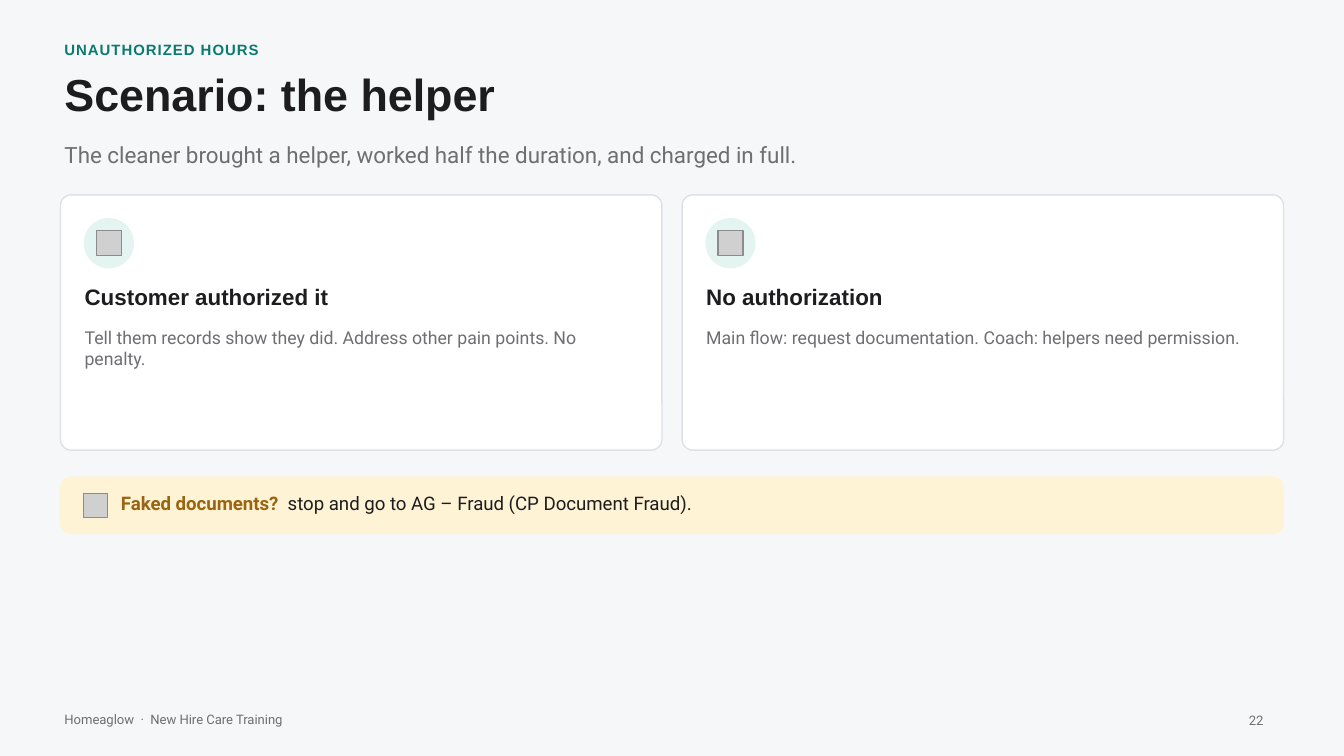
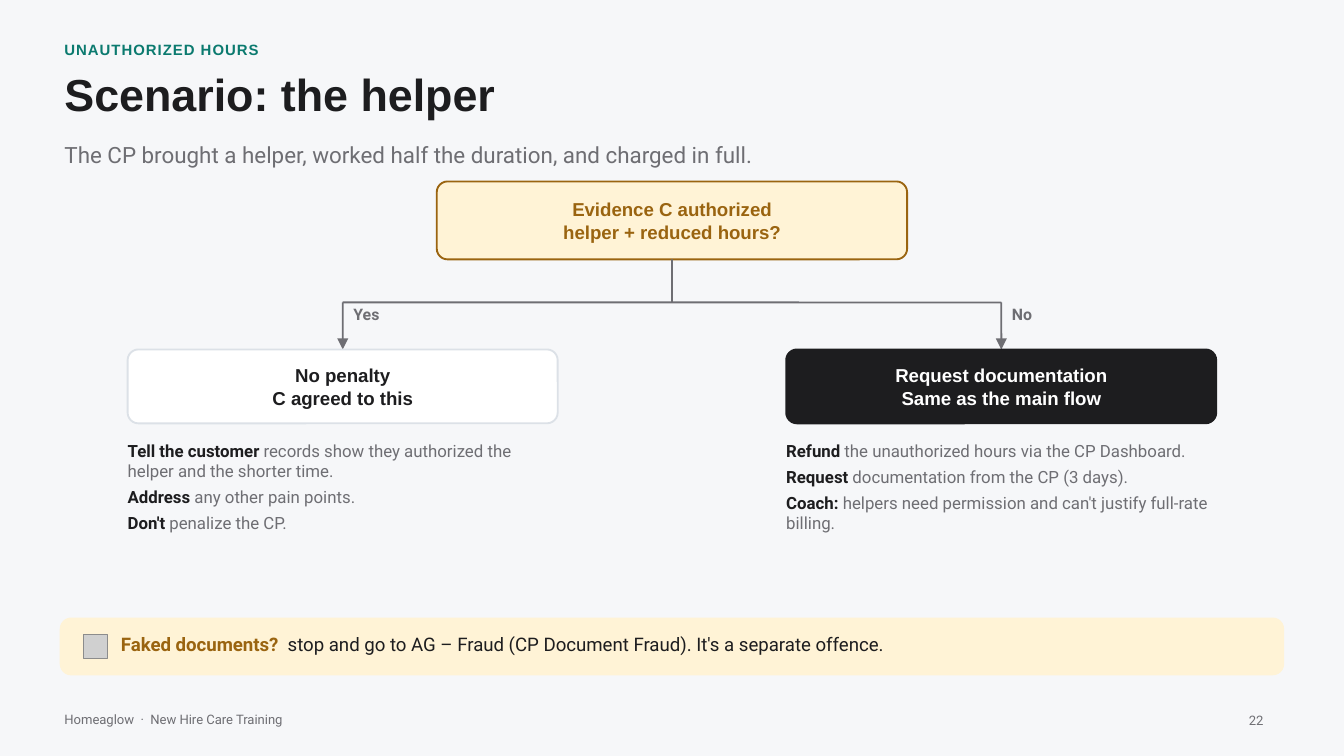
Before and after one commit to anjulimichelle/training, a slide deck: slide 22 of billing-disputes/billing-disputes-cash-payments.pptx. Drawn at 1344x756 pixels with LibreOffice and Linux fonts; fonts in the diff are those of the drawing; grey boxes stand for pictures. Boxes give left, top, right and bottom in pixels: in the first picture for what was removed or moved away, otherwise in the second. Text is boxed around its words. In the diff, an @@ line names an element or a change of style, - is before the commit and + after.

```diff
--- a/billing-disputes/billing-disputes-cash-payments.pptx
+++ b/billing-disputes/billing-disputes-cash-payments.pptx
@@ text at bbox=[64, 146, 752, 168]: text changed @@
-The cleaner brought a helper, worked half the duration, and charged in full.
+The CP brought a helper, worked half the duration, and charged in full.
@@ rounded rectangle: place and size @@
-rounded rectangle at bbox=[60, 195, 661, 450]
+rounded rectangle at bbox=[437, 181, 907, 259]
@@ rounded rectangle at bbox=[437, 181, 907, 259]: fill #FFFFFF to #FFF3D6; outline #DCE1E7 0.75 pt to #9A6410 1 pt; proportions changed @@
@@ text added at bbox=[563, 202, 781, 243], 10 pt, text #9A6410, bold @@
+Evidence C authorized
+helper + reduced hours?
@@ rounded rectangle removed at bbox=[683, 195, 1284, 450] @@
@@ ellipse removed at bbox=[85, 219, 133, 267] @@
@@ picture removed at bbox=[97, 231, 122, 257] @@
@@ ellipse removed at bbox=[706, 219, 754, 267] @@
@@ picture removed at bbox=[718, 231, 743, 257] @@
@@ line added from (672, 259) to (672, 302), #6E6E73 1 pt @@
@@ text removed at bbox=[85, 288, 328, 306] @@
-Customer authorized it
@@ line added from (343, 302) to (1001, 302), #6E6E73 1 pt @@
@@ arrow added from (343, 302) to (343, 349), #6E6E73 1 pt @@
@@ text added at bbox=[353, 309, 379, 320], 8.5 pt, text #6E6E73, bold @@
+Yes
@@ arrow added from (1001, 302) to (1001, 349), #6E6E73 1 pt @@
@@ text at bbox=[1012, 309, 1032, 320]: text changed; size 12 to 8.5 pt; font Arial to Roboto; text colour #1D1D1F to #6E6E73 @@
-No authorization
+No
@@ text removed at bbox=[85, 330, 576, 369] @@
-Tell them records show they did. Address other pain points. No penalty.
@@ rounded rectangle added at bbox=[128, 349, 558, 423], fill #FFFFFF, outline #DCE1E7 1 pt @@
@@ text removed at bbox=[706, 330, 1240, 348] @@
-Main flow: request documentation. Coach: helpers need permission.
@@ rounded rectangle added at bbox=[786, 349, 1216, 423], fill #1D1D1F, outline #1D1D1F 1 pt @@
@@ text added at bbox=[272, 368, 413, 409], 10 pt, text #1D1D1F, bold @@
+No penalty
+C agreed to this
@@ text added at bbox=[895, 368, 1107, 405], 10 pt, text #FFFFFF, bold @@
+Request documentation
+Same as the main flow
@@ text added at bbox=[128, 444, 512, 533], 9 pt, text #6E6E73 @@
+Tell the customer records show they authorized the helper and the shorter time.
+Address any other pain points.
+Don't penalize the CP.
@@ text added at bbox=[786, 444, 1208, 533], 9 pt, text #6E6E73 @@
+Refund the unauthorized hours via the CP Dashboard.
+Request documentation from the CP (3 days).
+Coach: helpers need permission and can't justify full-rate billing.
@@ rounded rectangle: place and size @@
-rounded rectangle at bbox=[60, 477, 1284, 534]
+rounded rectangle at bbox=[60, 618, 1284, 675]
@@ picture: place and size @@
-picture at bbox=[83, 493, 108, 517]
+picture at bbox=[83, 634, 108, 659]
@@ text at bbox=[121, 636, 884, 655]: text changed @@
-Faked documents? stop and go to AG – Fraud (CP Document Fraud).
+Faked documents? stop and go to AG – Fraud (CP Document Fraud). It's a separate offence.
```
Also in this commit, not shown: 2 other slides changed, 1 other file.
